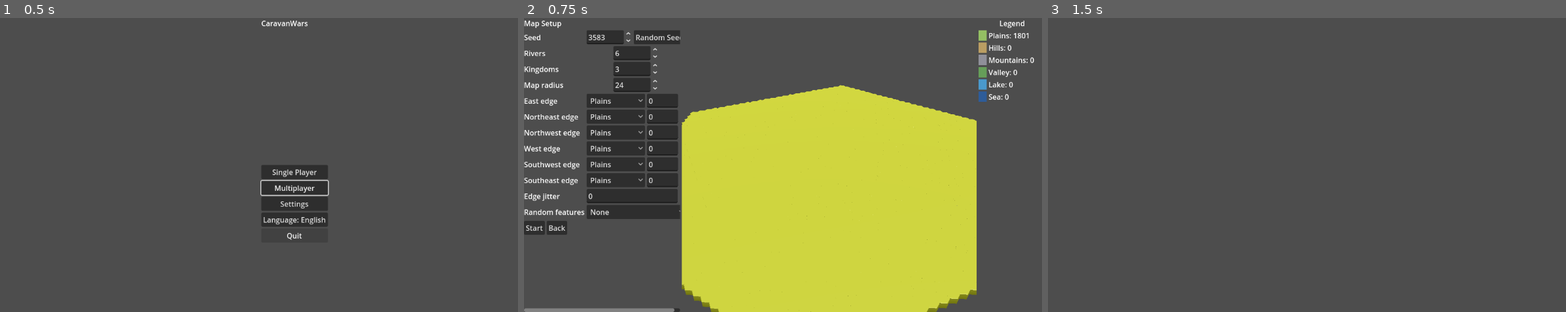
Above: before the commit, frames 1-3 (left to right).
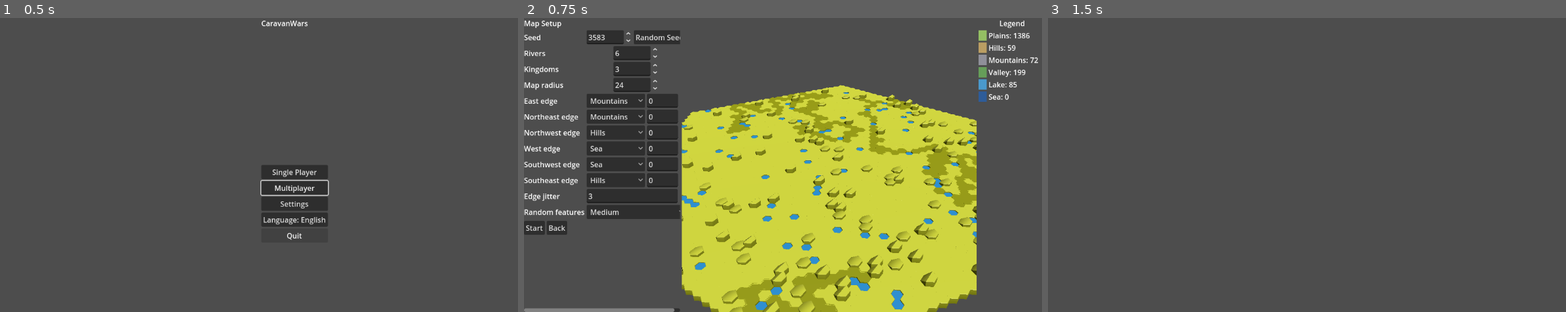
Above: after the commit, the same moments.

Repository: sepa79/CaravanWars
Game: Godot game, scene res://scenes/Main.tscn
The game is run twice, just before and just after one commit, with the same random seed, the same clock (stepped at 60 frames per second) and the same inputs.
Inputs:
- Up to frame 1 (0.5 s): no input
- Up to frame 2 (0.75 s): click "Single Player" at 0.5 s
- Up to frame 3 (1.5 s): click "Start" at 1.25 s

Frame 1 is identical in both runs. In frame 2, 9.5% of the frame differs, in the area x 12-100%, y 5-100%; in frame 3, nothing differs.

Commit message:
fix: update map setup defaults

Diff:
--- a/game/mapgen/HexMapConfig.gd
+++ b/game/mapgen/HexMapConfig.gd
@@ -7,8 +7,8 @@
 const DEFAULT_ROAD_AGGRESSIVENESS := 0.5
 const DEFAULT_FORT_GLOBAL_CAP := 6
 const DEFAULT_FORT_SPACING := 4
-const DEFAULT_EDGE_JITTER := 0
-const DEFAULT_RANDOM_FEATURE_DENSITY := 0.0
+const DEFAULT_EDGE_JITTER := 3
+const DEFAULT_RANDOM_FEATURE_DENSITY := 0.12
 
 const EDGE_NAMES: Array[String] = [
     "east",
@@ -29,6 +29,15 @@
 
 const DEFAULT_EDGE_TYPE := "plains"
 const DEFAULT_EDGE_WIDTH := 0
+
+const DEFAULT_EDGE_TERRAINS := {
+    "east": "mountains",
+    "north_east": "mountains",
+    "north_west": "hills",
+    "west": "sea",
+    "south_west": "sea",
+    "south_east": "hills",
+}
 
 var map_seed: int
 var map_radius: int
@@ -99,7 +108,7 @@
 func get_edge_setting(edge_name: String) -> Dictionary:
     var sanitized := _sanitize_edge_settings(edge_settings)
     return sanitized.get(edge_name, {
-        "type": DEFAULT_EDGE_TYPE,
+        "type": DEFAULT_EDGE_TERRAINS.get(edge_name, DEFAULT_EDGE_TYPE),
         "width": DEFAULT_EDGE_WIDTH,
     })
 
@@ -123,9 +132,9 @@
         var entry: Dictionary = {}
         if typeof(source.get(edge_name)) == TYPE_DICTIONARY:
             entry = source[edge_name]
-        var terrain_type := String(entry.get("type", DEFAULT_EDGE_TYPE))
+        var terrain_type := String(entry.get("type", DEFAULT_EDGE_TERRAINS.get(edge_name, DEFAULT_EDGE_TYPE)))
         if not EDGE_TERRAIN_TYPES.has(terrain_type):
-            terrain_type = DEFAULT_EDGE_TYPE
+            terrain_type = DEFAULT_EDGE_TERRAINS.get(edge_name, DEFAULT_EDGE_TYPE)
         var width_value := int(entry.get("width", DEFAULT_EDGE_WIDTH))
         sanitized[edge_name] = {
             "type": terrain_type,
--- a/game/ui/MapSetupScreen.gd
+++ b/game/ui/MapSetupScreen.gd
@@ -409,7 +409,8 @@
         var type_button: OptionButton = entry.get("type") as OptionButton
         var width_spin: SpinBox = entry.get("width") as SpinBox
         var setting: Dictionary = settings.get(edge_id, {})
-        var terrain_type := String(setting.get("type", "plains"))
+        var default_terrain := String(HEX_MAP_CONFIG_SCRIPT.DEFAULT_EDGE_TERRAINS.get(edge_id, HEX_MAP_CONFIG_SCRIPT.DEFAULT_EDGE_TYPE))
+        var terrain_type := String(setting.get("type", default_terrain))
         var width_value := int(setting.get("width", 0))
         if type_button != null:
             _select_option_by_metadata(type_button, terrain_type)
Not shown, changed: CHANGELOG.md
